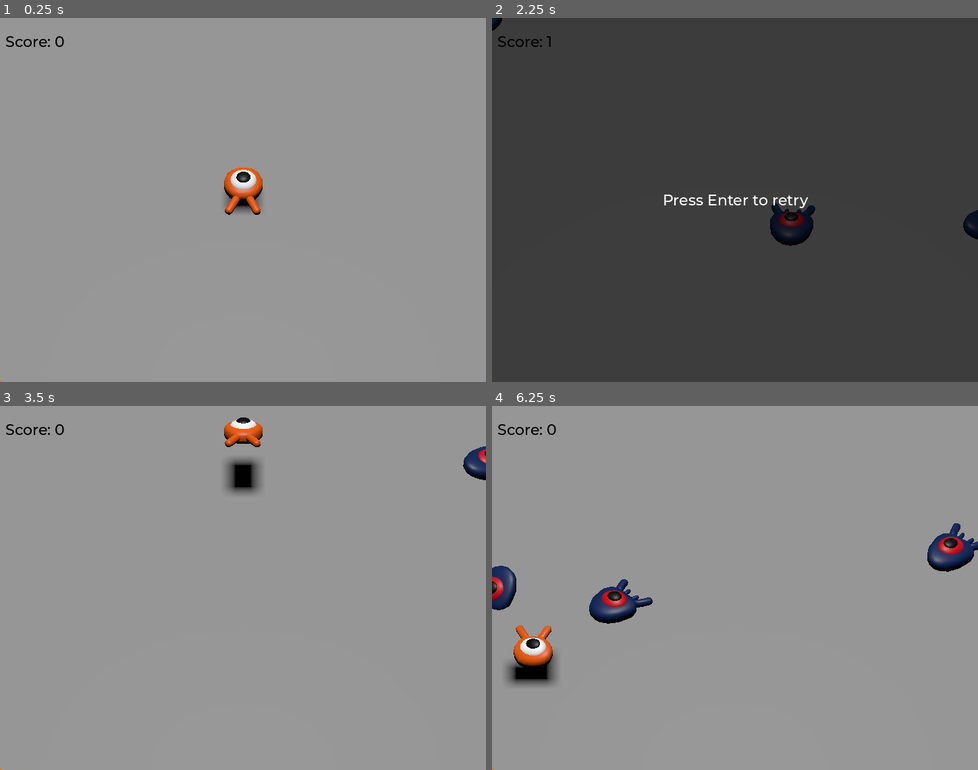
Above: before the commit, frames 1-4 (two rows, left to right).
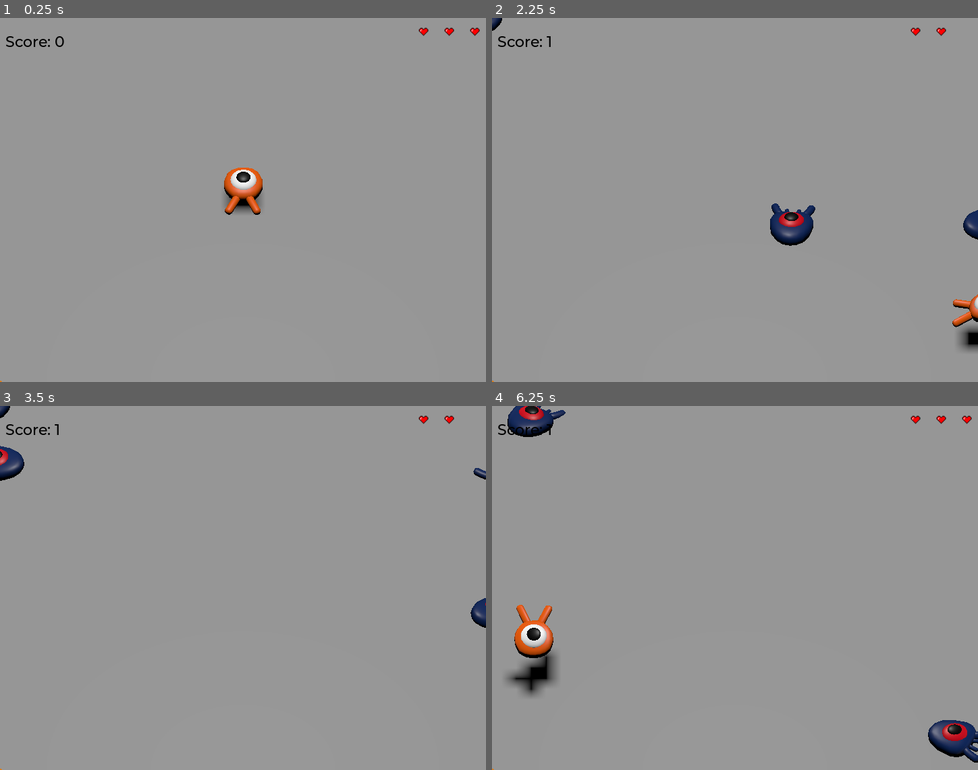
Above: after the commit, the same moments.

Repository: Jhair7474/3D-game-Godot
Game: Godot game, scene res://main.tscn
Two runs of this game, one before a commit and one after it. Both use one fixed random seed, a clock stepped at 60 frames per second and the inputs below.
Inputs:
- Up to frame 1 (0.25 s): no input
- Up to frame 2 (2.25 s): tap Enter (ui_accept) at 0.5, 1.35 s; hold Right (move_right) 0.53-1.28 s; hold Enter (ui_accept) 0.53-1.28 s; tap Space (jump) at 0.77, 1.52 s; hold Down (move_back) 1.28-2.03 s; hold Right (move_right) from 2.03 s (still down); hold Enter (ui_accept) from 2.03 s (still down)
- Up to frame 3 (3.5 s): release Right (move_right) at 2.78 s; release Enter (ui_accept) at 2.78 s; hold Up (move_forward) from 2.78 s (still down); tap Enter (ui_accept) at 2.85 s; tap Space (jump) at 3.02 s
- Up to frame 4 (6.25 s): release Up (move_forward) at 3.53 s; hold Left (move_left) 3.53-4.25 s; hold Enter (ui_accept) 3.53-4.25 s; tap Space (jump) at 3.77, 5.27 s; tap Escape (pause) at 4.15 s; click "Reiniciar Partida" at 4.25 s; hold Left (move_left) 5.03-5.78 s; tap Enter (ui_accept) at 5.1 s; hold Down (move_back) from 5.78 s (still down); hold Enter (ui_accept) from 5.78 s (still down)

The runs differ from the first frame. In frame 1, less than 0.1% of the frame differs, in the area x 86-99%, y 2-5%; in frame 2, 100%, in the area x 0-100%, y 0-100%; in frame 3, 2.2%; in frame 4, 5.2%.

Commit message:
Implementacion de vidas para el jugador

Diff:
--- a/main.gd
+++ b/main.gd
@@ -2,36 +2,61 @@
 
 @export var mob_scene: PackedScene
 
+# Variable para llevar la cuenta de vidas
+var lives = 3
+
 func _ready():
 	$UserInterface/Retry.hide()
-
-
+	# Inicializamos el texto de las vidas al arrancar
+	update_lives_ui()
 
 func _on_mob_timer_timeout():
-
-
-	# Create a new instance of the Mob scene.
 	var mob = mob_scene.instantiate()
-
-	# Choose a random location on the SpawnPath.
-	# We store the reference to the SpawnLocation node.
 	var mob_spawn_location = get_node("SpawnPath/SpawnLocation")
-	# And give it a random offset.
 	mob_spawn_location.progress_ratio = randf()
 
 	var player_position = $Player.position
 	mob.initialize(mob_spawn_location.position, player_position)
 
-	# Spawn the mob by adding it to the Main scene.
 	add_child(mob)
 
 	mob.squashed.connect($UserInterface/ScoreLabel._on_mob_squashed.bind())
 
 func _on_player_hit():
-	$MobTimer.stop()
-	$UserInterface/Retry.show()
+	# 1. Restamos una vida
+	lives -= 1
+
+	# 2. Actualizamos el texto en pantalla
+	update_lives_ui()
+
+	# 3. Verificamos si quedan vidas
+	if lives > 0:
+		# Si aún quedan vidas, solo imprimimos un mensaje (opcional)
+		# y el juego continúa porque el enemigo ya fue eliminado en Player.gd
+		print("¡Auch! Vidas restantes: ", lives)
+	else:
+		# Si las vidas llegan a 0, ejecutamos la lógica de Game Over
+		$MobTimer.stop()
+		$UserInterface/Retry.show()
+		# Opcional: Ahora sí eliminamos al jugador visualmente si quieres
+		$Player.queue_free()
 
 func _unhandled_input(event):
 	if event.is_action_pressed("ui_accept") and $UserInterface/Retry.visible:
-		# This restarts the current scene.
 		get_tree().reload_current_scene()
+
+# Función auxiliar para actualizar el texto
+func update_lives_ui():
+# Obtenemos una lista de los 3 nodos TextureRect (los corazones)
+	# que están dentro del contenedor.
+	var hearts = $UserInterface/LivesContainer.get_children()
+
+	# Recorremos la lista de corazones usando un bucle "for".
+	# 'i' es el índice actual (0, 1, y 2).
+	for i in range(hearts.size()):
+		# La magia ocurre aquí:
+		# Si el índice 'i' es menor que la cantidad de vidas actuales,
+		# la condición es 'true' y el corazón se hace visible.
+		# Si el índice es igual o mayor (ej: índice 2 cuando solo quedan 2 vidas),
+		# la condición es 'false' y el corazón se oculta.
+		hearts[i].visible = (i < lives)
--- a/main.tscn
+++ b/main.tscn
@@ -1,11 +1,12 @@
-[gd_scene load_steps=13 format=3 uid="uid://2wap0283yk0r"]
+[gd_scene load_steps=14 format=3 uid="uid://2wap0283yk0r"]
 
 [ext_resource type="Script" uid="uid://cfb7xo35cn5fo" path="res://main.gd" id="1_0xm2m"]
 [ext_resource type="PackedScene" uid="uid://ceuu150fmggvr" path="res://player.tscn" id="1_ig7tw"]
 [ext_resource type="PackedScene" uid="uid://defdm2qdva75q" path="res://mob.tscn" id="2_h2yge"]
 [ext_resource type="FontFile" uid="uid://cyxhh7ddkn62q" path="res://fonts/Montserrat-Medium.ttf" id="4_lquwl"]
-[ext_resource type="Script" uid="uid://bq4lq2wbf1rkc" path="res://score_label.gd" id="5_7mycd"]
-[ext_resource type="PackedScene" uid="uid://djm68tgfmo1la" path="res://pause_menu.tscn" id="6_7mycd"]
+[ext_resource type="Script" path="res://score_label.gd" id="5_7mycd"]
+[ext_resource type="Texture2D" uid="uid://jflr4t7annj7" path="res://heart.png" id="6_7mycd"]
+[ext_resource type="PackedScene" path="res://pause_menu.tscn" id="7_272bh"]
 
 [sub_resource type="BoxShape3D" id="BoxShape3D_7dm0k"]
 size = Vector3(60, 2, 60)
@@ -133,7 +134,31 @@
 grow_vertical = 2
 text = "Press Enter to retry"
 
-[node name="PauseMenu" parent="." instance=ExtResource("6_7mycd")]
+[node name="LivesContainer" type="HBoxContainer" parent="UserInterface"]
+layout_mode = 1
+anchors_preset = 1
+anchor_left = 1.0
+anchor_right = 1.0
+offset_left = -110.0
+offset_bottom = 40.0
+grow_horizontal = 0
+
+[node name="TextureRect" type="TextureRect" parent="UserInterface/LivesContainer"]
+layout_mode = 2
+texture = ExtResource("6_7mycd")
+stretch_mode = 5
+
+[node name="TextureRect2" type="TextureRect" parent="UserInterface/LivesContainer"]
+layout_mode = 2
+texture = ExtResource("6_7mycd")
+stretch_mode = 5
+
+[node name="TextureRect3" type="TextureRect" parent="UserInterface/LivesContainer"]
+layout_mode = 2
+texture = ExtResource("6_7mycd")
+stretch_mode = 5
+
+[node name="PauseMenu" parent="." instance=ExtResource("7_272bh")]
 
 [connection signal="hit" from="Player" to="." method="_on_player_hit"]
 [connection signal="timeout" from="MobTimer" to="." method="_on_mob_timer_timeout"]
--- a/player.gd
+++ b/player.gd
@@ -85,4 +85,10 @@
 	queue_free()
 
 func _on_mob_detector_body_entered(body):
-	die()
+# Emitimos la señal de que fuimos golpeados
+	hit.emit()
+
+	# IMPORTANTE: Destruimos al enemigo que nos tocó.
+	# Si no hacemos esto, el enemigo sigue tocando al jugador y
+	# perderás las 3 vidas en menos de un segundo.
+	body.queue_free()
Binary file added: heart.png
Not shown, added: heart.png.import
